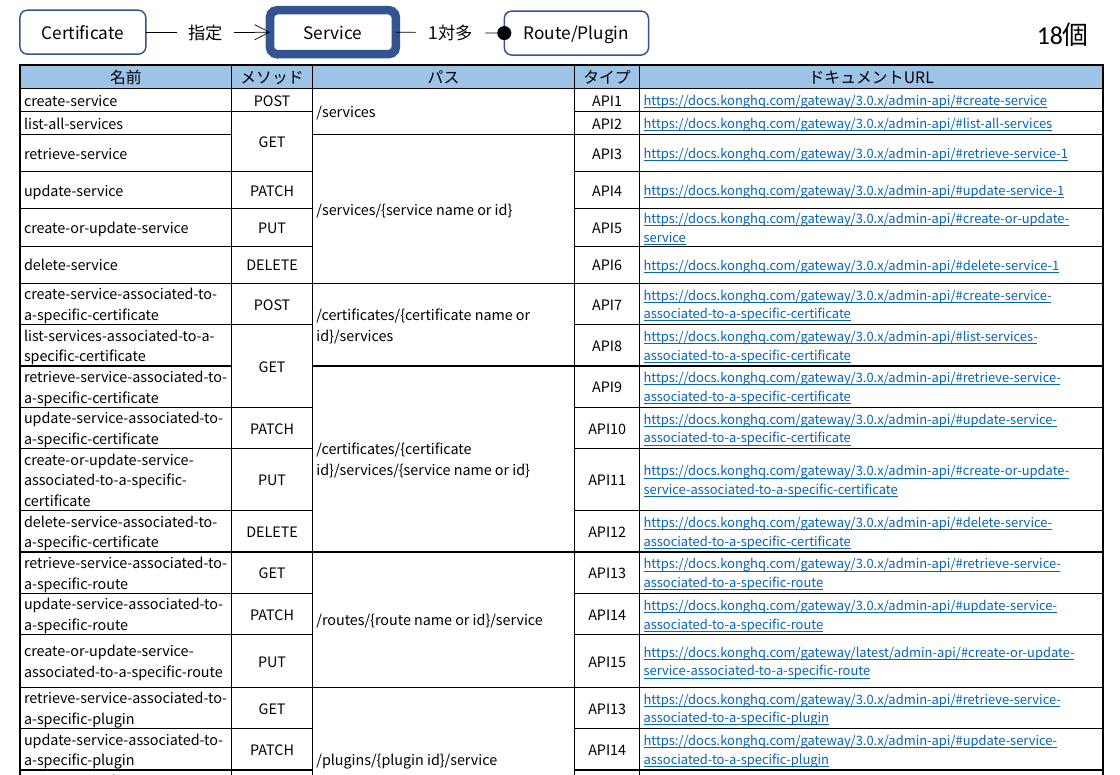
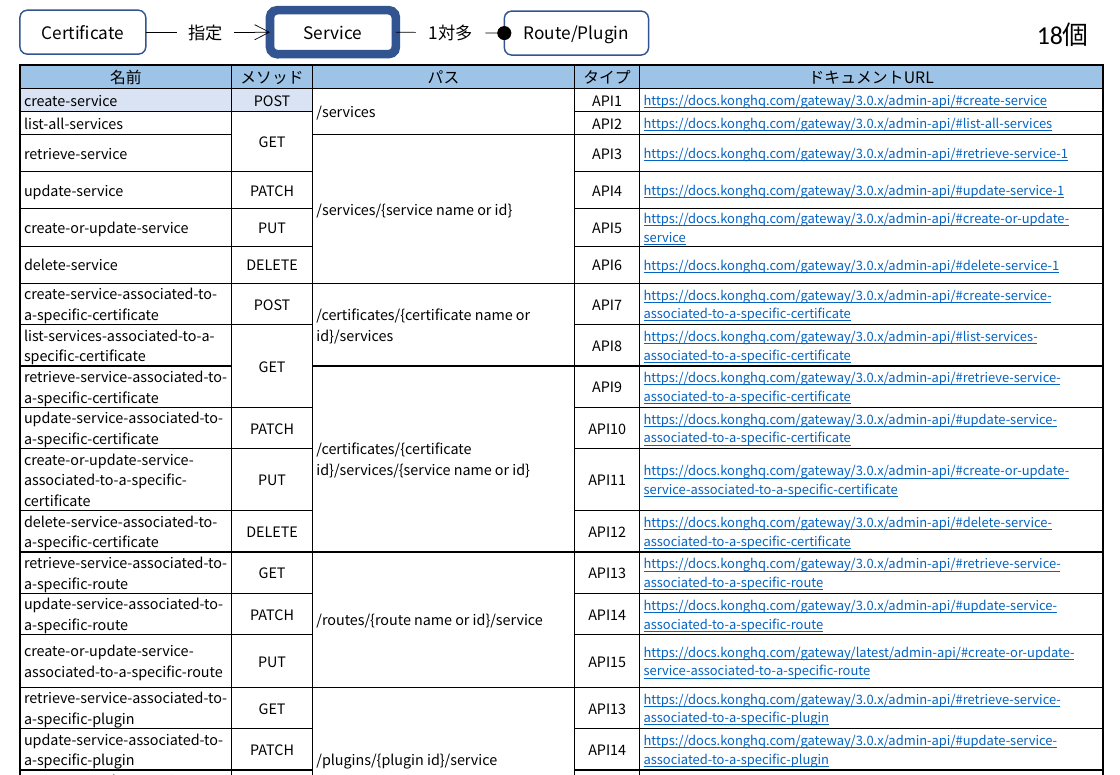
Before and after one commit to david3080/kongadminapi, a slide deck: slide 3 of KongAdminAPI.pptx. Drawn at 1120x775 pixels with LibreOffice and Linux fonts; fonts in the diff are those of the drawing. Boxes give left, top, right and bottom in pixels: in the first picture for what was removed or moved away, otherwise in the second. Text is boxed around its words. In the diff, an @@ line names an element or a change of style, - is before the commit and + after.

```diff
--- a/KongAdminAPI.pptx
+++ b/KongAdminAPI.pptx
@@ table at <box>20,65,1103,774</box> @@
@@ fill #FFFFFF to #DAE3F3 in 2 cells @@
```
Also in this commit, not shown: 1 other slide changed, 4 other files.
